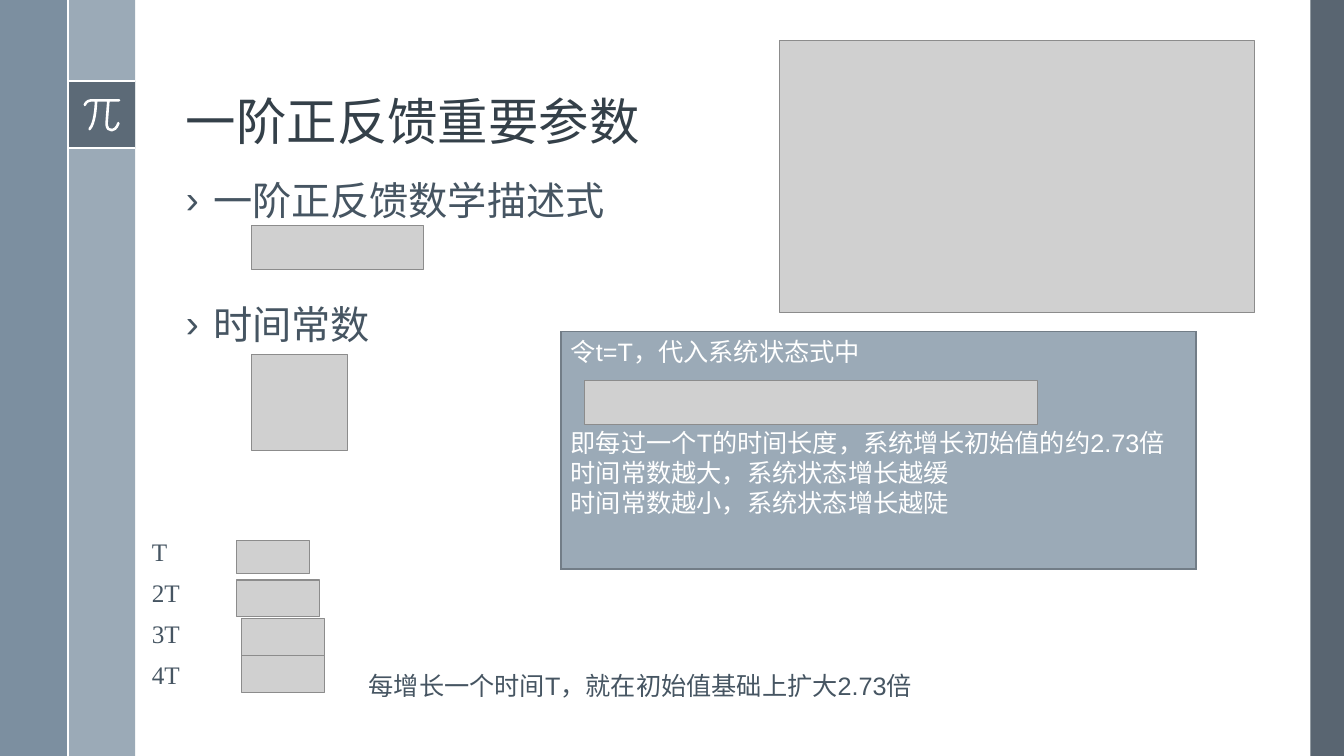
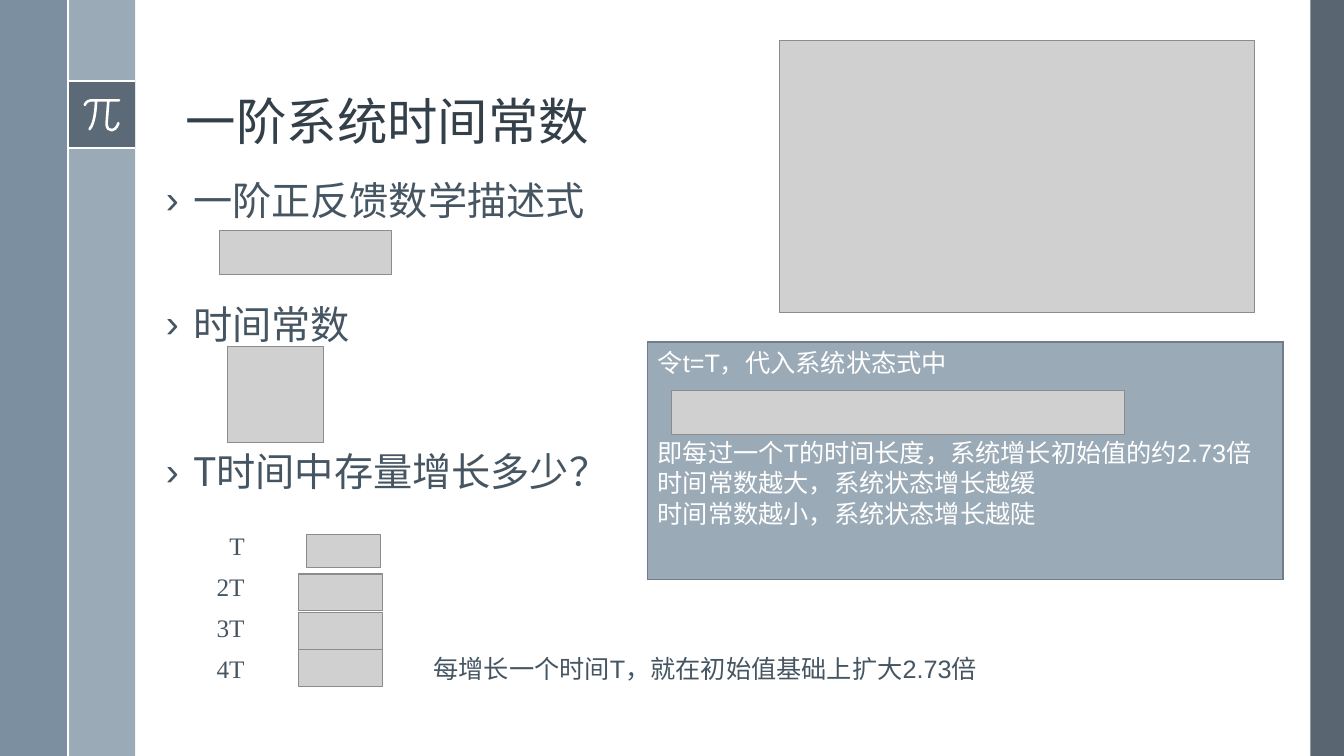
Before and after one commit to exoplanetX/SystemDynamics, a slide deck: slide 7 of 2019系统仿真-8-一阶系统原理+.pptx. Drawn at 1344x756 pixels with LibreOffice and Linux fonts; fonts in the diff are those of the drawing; grey boxes stand for pictures. Boxes give left, top, right and bottom in pixels: in the first picture for what was removed or moved away, otherwise in the second. Text is boxed around its words. In the diff, an @@ line names an element or a change of style, - is before the commit and + after.

```diff
--- a/2019系统仿真-8-一阶系统原理+.pptx
+++ b/2019系统仿真-8-一阶系统原理+.pptx
@@ title at <box>186,97,589,144</box>: text changed @@
-一阶正反馈重要参数
+一阶系统时间常数
@@ text "一阶正反馈数学描述式": place and size @@
-text "一阶正反馈数学描述式" at <box>213,182,605,342</box>
+text "一阶正反馈数学描述式" at <box>193,182,608,489</box>
@@ picture: place and size @@
-picture at <box>251,226,423,270</box>
+picture at <box>220,230,392,274</box>
@@ picture: place and size @@
-picture at <box>251,354,347,450</box>
+picture at <box>227,347,323,443</box>
@@ rectangle "令t=T，代入系统状态式中": place and size @@
-rectangle "令t=T，代入系统状态式中" at <box>561,332,1196,570</box>
+rectangle "令t=T，代入系统状态式中" at <box>647,342,1282,580</box>
@@ picture: place and size @@
-picture at <box>585,380,1037,424</box>
+picture at <box>671,390,1124,435</box>
@@ text at <box>193,453,608,489</box>: paragraph added @@
+› T时间中存量增长多少？
@@ table: place and size @@
-table at <box>142,534,443,698</box>
+table at <box>207,528,507,692</box>
@@ picture added at <box>307,535,380,568</box> @@
@@ picture removed at <box>236,541,310,574</box> @@
@@ picture removed at <box>236,580,320,616</box> @@
@@ picture added at <box>298,574,382,610</box> @@
@@ picture removed at <box>241,619,325,655</box> @@
@@ picture added at <box>298,613,382,649</box> @@
@@ picture removed at <box>241,655,325,692</box> @@
@@ picture added at <box>298,650,382,687</box> @@
@@ text "每增长一个时间T，就在初始值基础上扩大2.73倍": place and size @@
-text "每增长一个时间T，就在初始值基础上扩大2.73倍" at <box>369,673,912,698</box>
+text "每增长一个时间T，就在初始值基础上扩大2.73倍" at <box>433,656,976,681</box>
```
Also in this commit, not shown: 8 other slides changed, 1 other file.
